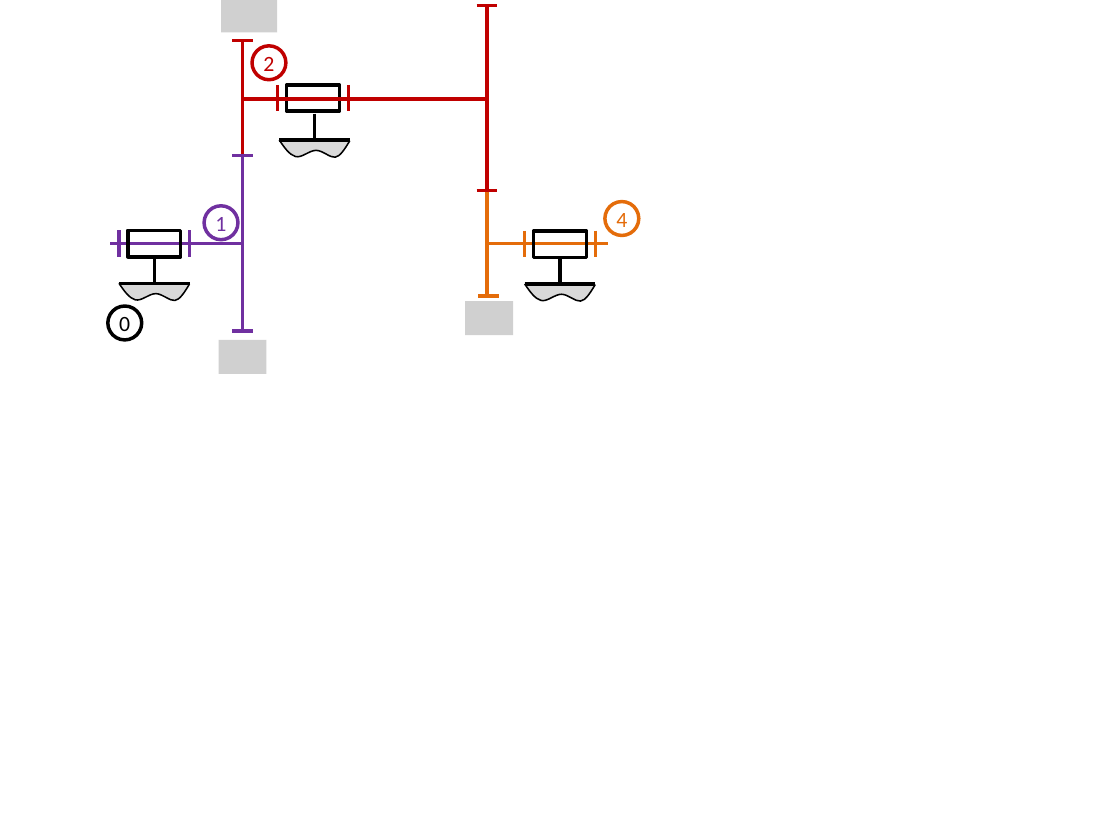
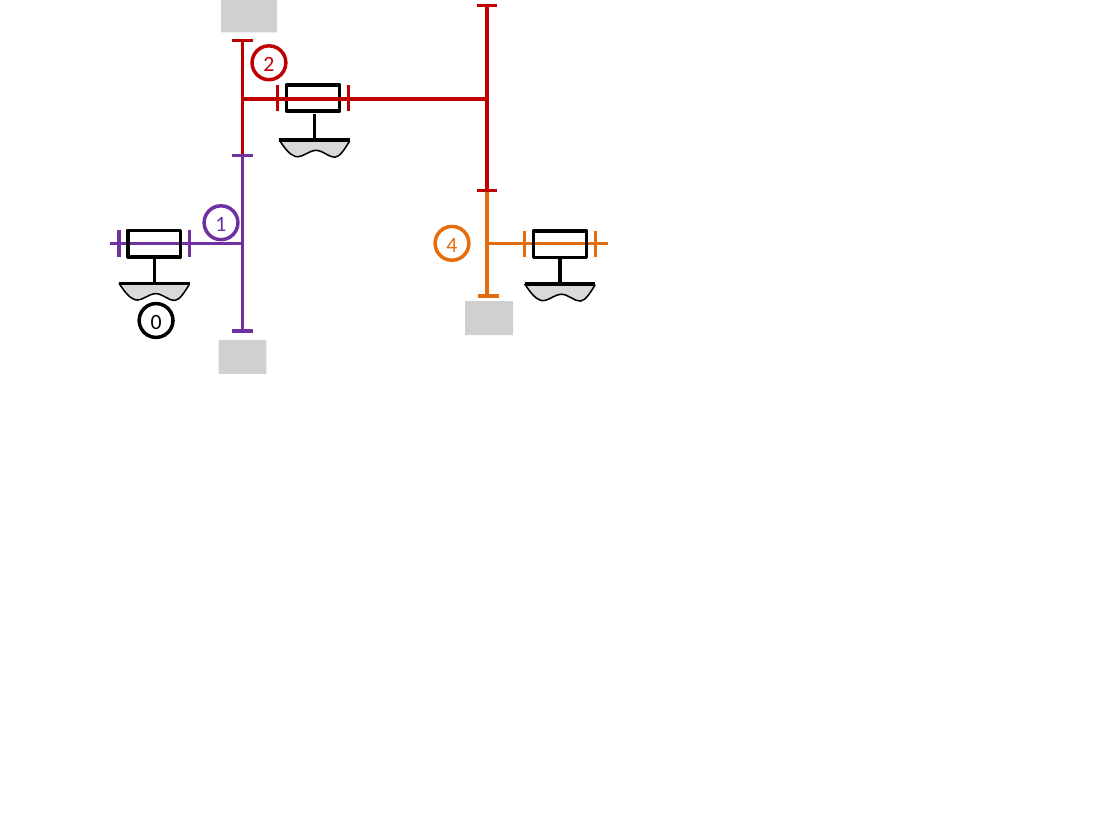
Before and after one commit to xpessoles/Cy_06_PSI_Energetique, a slide deck: slide 11 of Chapitre_01_Energetique/Révisions/TransmetteursPuissance/images/Figures.pptx. Drawn at 1120x840 pixels with LibreOffice and Linux fonts; fonts in the diff are those of the drawing; grey boxes stand for pictures; background and template pictures are left out. Boxes give left, top, right and bottom in pixels: in the first picture for what was removed or moved away, otherwise in the second. Text is boxed around its words. In the diff, an @@ line names an element or a change of style, - is before the commit and + after.

```diff
--- a/Chapitre_01_Energetique/Révisions/TransmetteursPuissance/images/Figures.pptx
+++ b/Chapitre_01_Energetique/Révisions/TransmetteursPuissance/images/Figures.pptx
@@ ellipse "4": place and size @@
-ellipse "4" at (605,202,638,235)
+ellipse "4" at (435,226,468,260)
@@ ellipse "0": place and size @@
-ellipse "0" at (108,306,141,339)
+ellipse "0" at (139,304,172,337)
```
Also in this commit, not shown: 3 other slides changed, 7 other files.
